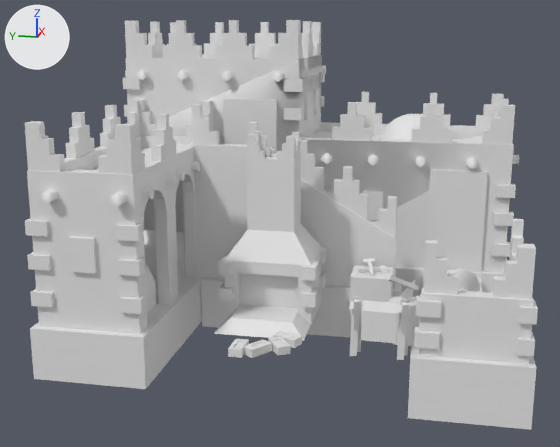
An edit to the COLLADA model art/meshes/structural/macrobian/forge.dae, drawn before and after from the same camera.
One viewpoint serves both versions: a 50 mm lens placed at (-34.9, -6.4, 11.7), pointed at (-0.6, 0.4, 3.1). Lighting does not change. The marker at upper left points along +X, +Y and +Z. The picture after the commit comes second. Where no turn or scale is listed for an object, it has been applied to the vertices.

The first picture shows 'forge'.
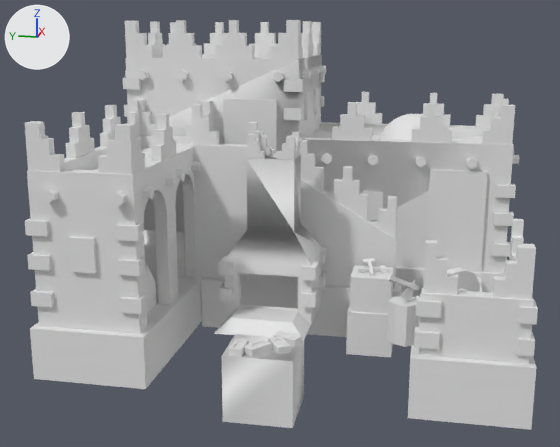
Where the newer file only moved an object's origin or applied its transform, the numbers keep the older frame.

Where the change shows, as pixel boxes (x1, y1, x2, y2) in the pictures (560 x 447 px):
part 1 of me_esfera_9821, deleted: before (349, 296, 411, 360)
part 2 of me_esfera_9821, built on: before (240, 157, 298, 308); after (221, 155, 393, 428)

Patch to the scene script:
```diff
--- a/art/meshes/structural/macrobian/forge.dae.py
+++ b/art/meshes/structural/macrobian/forge.dae.py
@@ me_esfera_9821 @@
 # used by ob_forge; location = (0.0, 0.0, 0.0)
-me_esfera_9821.from_pydata(...)  # 3365 vertices, 5176 faces; spans x -9.3..9.3, y -10.3..9.0, z -1.6..12.3
+me_esfera_9821.from_pydata(...)  # 3349 vertices, 5166 faces; spans x -9.3..9.3, y -10.3..9.0, z -2.7..12.3
+# me_esfera_9821 part 1: 6 loose pieces with 40 vertices, spanning x -9.0..-8.3, y -5.9..-3.7, z 0.4..2.6, are deleted
+# me_esfera_9821 part 2
+# 6 faces are deleted
+# 16 vertices are added at x -8.8..-2.1, y -5.1..1.0, z -2.7..6.7
+# 8 new vertices lie (0.0, 1.9, 0.0) away from vertices in x -4.2..-2.1, y -5.1..-0.9, z -1.6..6.7
+# 44 new faces join them
 me_esfera_9821.materials.append(mat_texturas_macrobianos_provas)
```
